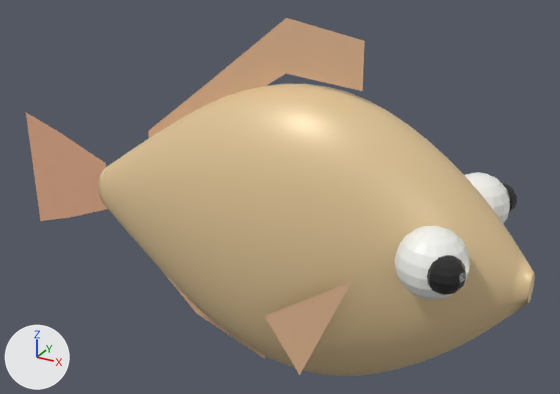
One commit to the glTF model public/models/fish/tiger-barb.glb: the scene before it, then after it.
Both versions are drawn from a 50 mm lens placed at (0.302, -0.485, 0.251), pointed at (0.027, 0.015, 0.001). Every picture has the same lights, and +X, +Y and +Z are marked at lower left. The picture after the commit comes second. Where no turn or scale is listed for an object, it has been applied to the vertices. Vertices at exactly the same position are counted once.

Names of what the first picture shows: 'tiger-barb_body', 'tiger-barb_dorsal', 'tiger-barb_eye_R', 'tiger-barb_eyew_L', 'tiger-barb_eyew_R', 'tiger-barb_pec_R', 'tiger-barb_tail' and 2 more.
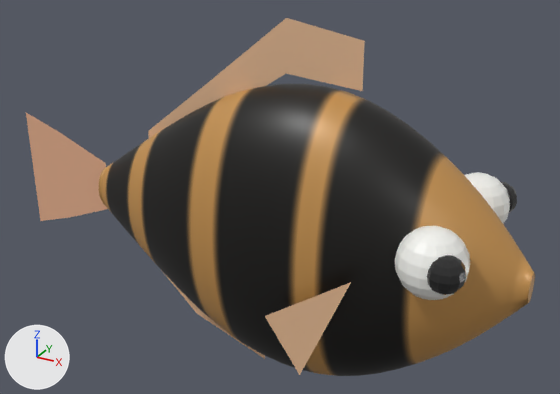
What differs and where, as boxes [x1, y1, x2, y2] in the pictures (560 x 394 px):
```json
{"object": "tiger-barb_body", "change": "surface changed", "before": [99, 84, 535, 376], "after": [99, 84, 535, 376], "on screen": "darker"}
```

Scene script edits in JSON lines:
```json
{"op": "add", "block": "img_tiger_barb_body_tex", "code": ["img_tiger_barb_body_tex = load_image('tiger-barb_body_tex', '_unpacked/tiger-barb_body_tex', 128, 64, 'sRGB')"]}
{"op": "remove", "block": "mat_tiger_barb_body_mat", "code": "mat_tiger_barb_body_mat.base_color = (0.78, 0.58, 0.32)  # beige #e5c899"}
{"op": "add", "block": "mat_tiger_barb_body_mat", "code": "mat_tiger_barb_body_mat.texture = img_tiger_barb_body_tex"}
{"block": "me_tiger_barb_body", "where": "me_tiger_barb_body.from_pydata(...)  # 3266 vertices, 6528 faces; spans x -0.18..0.19, y -0.063..0.063, z -0.118..0.118"}
{"block": "me_tiger_barb_body", "where": "# used by ob_tiger_barb_body; location = (0.04, 0.0, -0.0175)"}
{"block": "me_tiger_barb_body", "change": "me_tiger_barb_body part 1: texture (UV) coordinates changed"}
```
